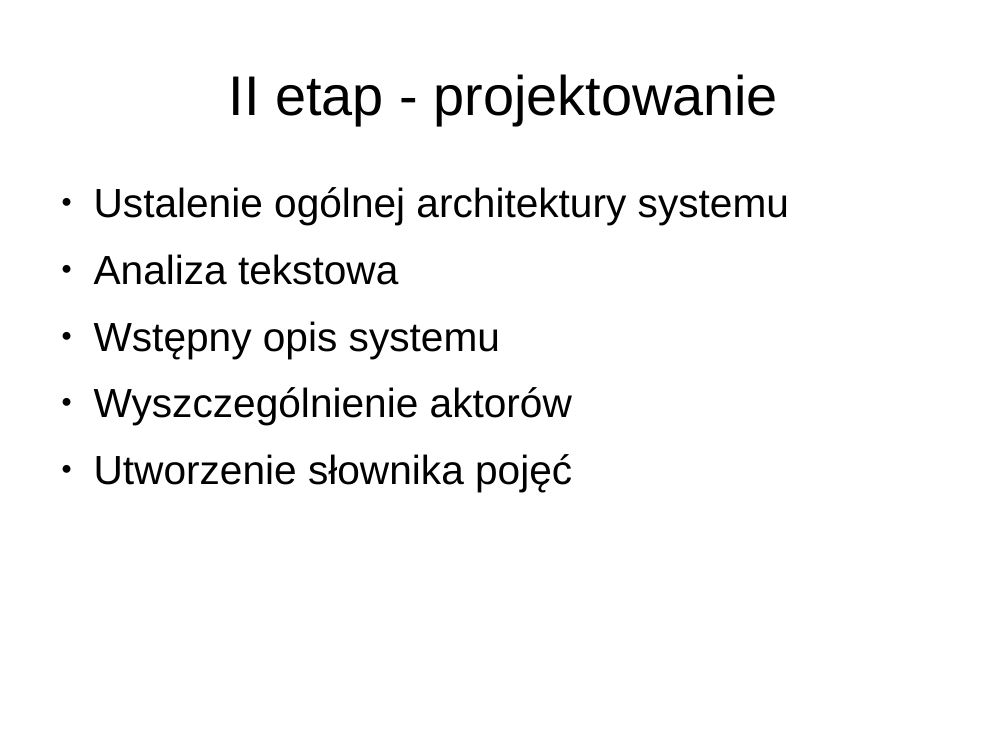
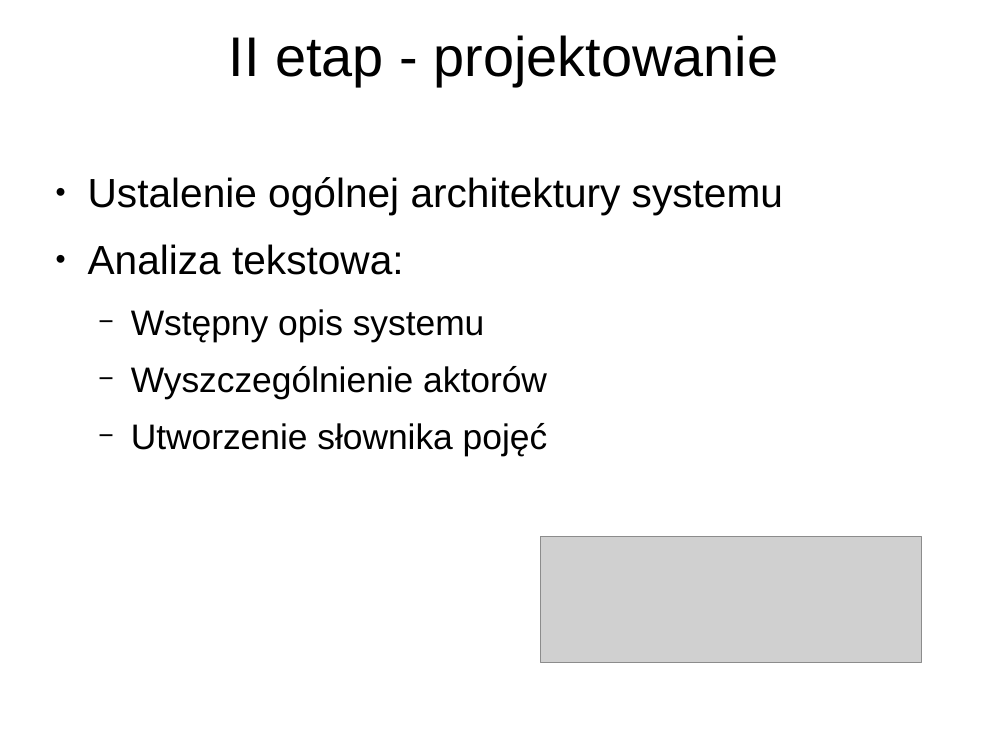
Before and after one commit to ZUTIO/IO, a slide deck: slide 5 of IO - prezentacja.odp. Drawn at 1008x756 pixels with LibreOffice and Linux fonts; fonts in the diff are those of the drawing; grey boxes stand for pictures; background and template pictures are left out. Boxes give left, top, right and bottom in pixels: in the first picture for what was removed or moved away, otherwise in the second. Text is boxed around its words. In the diff, an @@ line names an element or a change of style, - is before the commit and + after.

```diff
--- a/IO - prezentacja.odp
+++ b/IO - prezentacja.odp
@@ title "II etap - projektowanie": place and size @@
-title "II etap - projektowanie" at (229,74,778,125)
+title "II etap - projektowanie" at (229,35,778,86)
@@ text "Ustalenie ogólnej architektury systemu": place and size @@
-text "Ustalenie ogólnej architektury systemu" at (94,187,789,492)
+text "Ustalenie ogólnej architektury systemu" at (88,177,783,456)
@@ text at (88,244,404,275): text changed @@
-● Analiza tekstowa
+● Analiza tekstowa:
@@ text at (131,309,548,456): size 32 to 27.9 pt in "Wstępny opis systemu", "Wyszczególnienie aktorów", "Utworzenie słownika pojęć"; bullet ● to −; list level 1 to 2 in "Wstępny opis systemu"; list level 1 to 2 in "Wyszczególnienie aktorów"; list level 1 to 2 in "Utworzenie słownika pojęć" @@
@@ picture added at (541,537,922,662) @@
```
Also in this commit, not shown: 14 other slides changed, 2 slides added, 21 other files.
